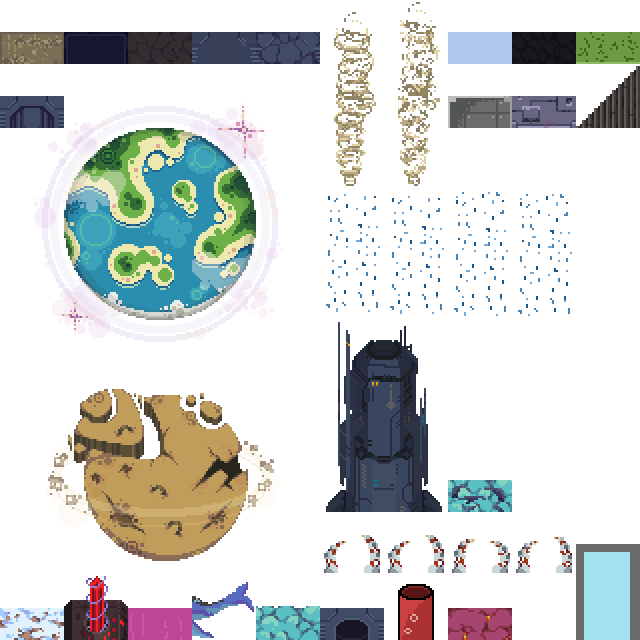
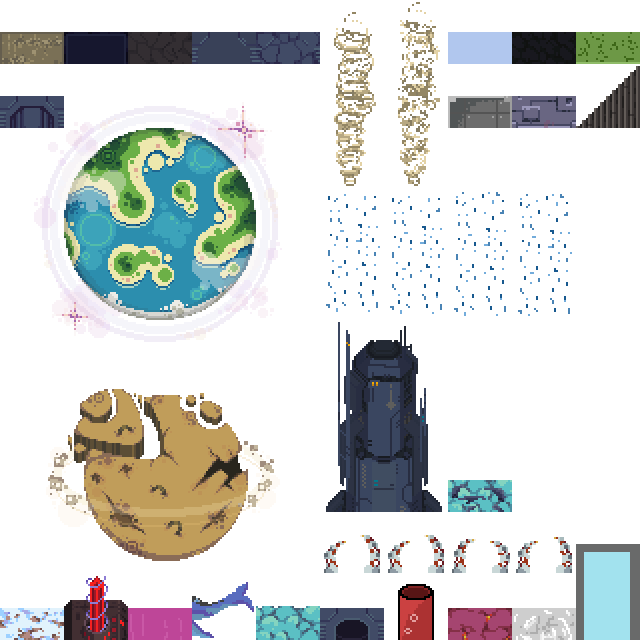
Two versions of the same layered image (640x640). Layer-by-layer changes:
added layer "wall-silk-above" above "wall-ship-water-above-damaged" over [512, 608, 576, 640]
